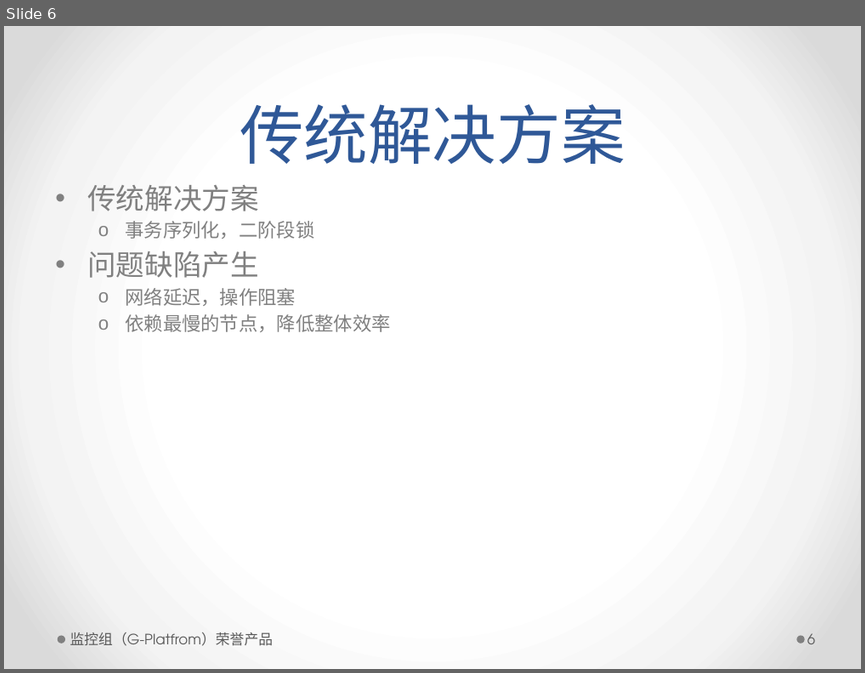
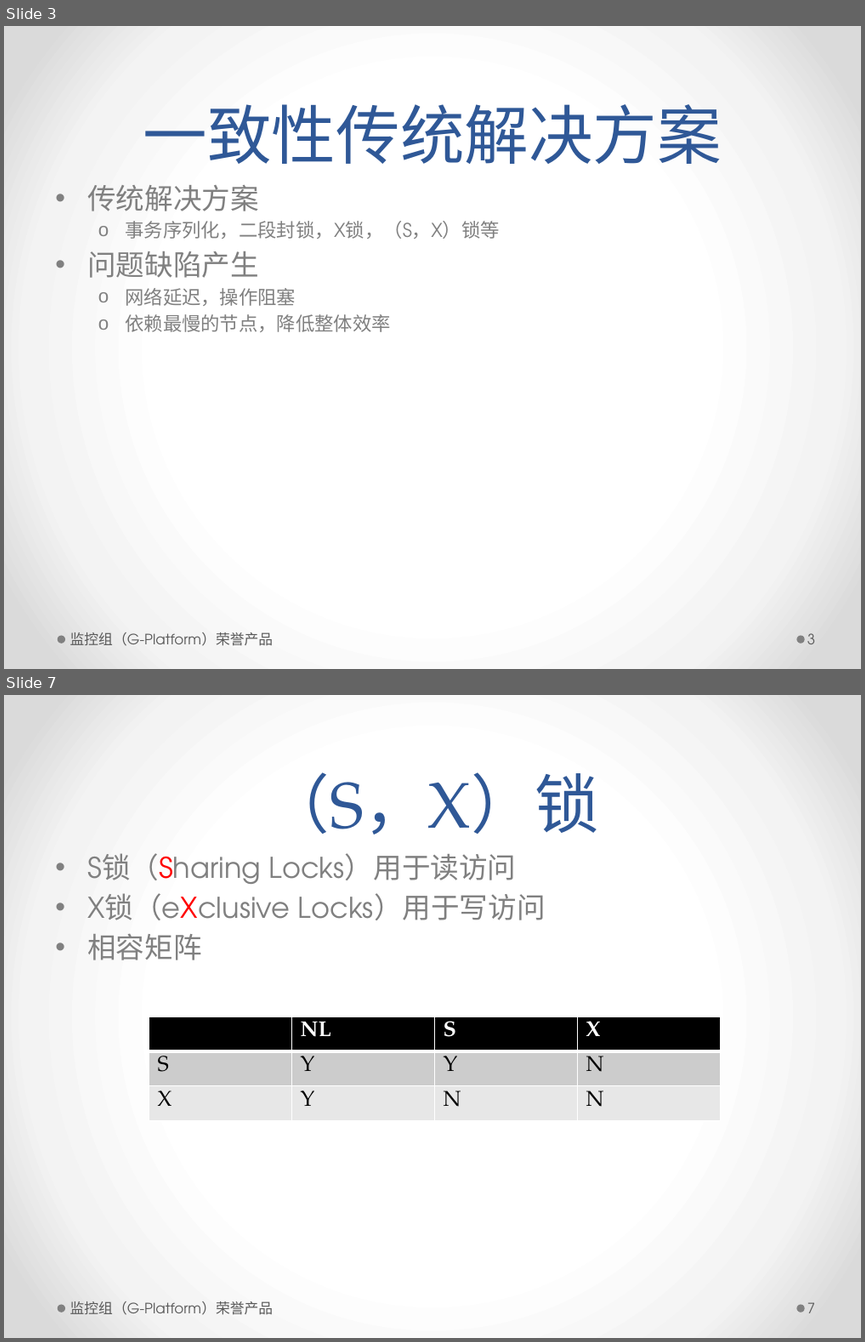
Before and after one commit to ccnt/ccntdb.core.algorithm, a slide deck: Algorithm/文档/ccntDB分布式数据库一致性问题.pptx. Shown one above the other, each under a label of ours: slide 6 before the commit, slides 3 and 7 after it; the slides between them are not shown. The pictures are 865x673 and 865x1342 pixels, drawn with LibreOffice and Linux fonts; fonts in the diff are those of the drawing. Boxes give left, top, right and bottom in pixels: in the first picture for what was removed or moved away, otherwise in the second. Text is boxed around its words. In the diff, an @@ line names an element or a change of style, - is before the commit and + after.

```diff
--- a/Algorithm/文档/ccntDB分布式数据库一致性问题.pptx
+++ b/Algorithm/文档/ccntDB分布式数据库一致性问题.pptx
@@ slide 7 added at bbox=[4, 695, 861, 1338], background gradient #FFFFFF to #F4F4F4 to #DADADA; not listed: 2 template elements that a slide beside it also shows @@
@@ title added at bbox=[266, 772, 600, 834], 54 pt, text #2F5897 @@
+（S，X）锁
@@ text added at bbox=[87, 853, 545, 960], 24 pt, text #808080 @@
+• S锁（Sharing Locks）用于读访问
+• X锁（eXclusive Locks）用于写访问
+• 相容矩阵
@@ table added at bbox=[148, 1016, 721, 1121], 3 rows, 4 columns @@
+ | NL | S | X
+S | Y | Y | N
+X | Y | N | N
@@ text added at bbox=[70, 1301, 273, 1315], 12 pt, text #595959 @@
+监控组（G-Platform）荣誉产品
@@ page number added at bbox=[807, 1302, 815, 1313], 12 pt, text #595959 @@
+7
@@ what was slide 6 is now slide 3 @@
@@ slide 3 changed as well @@
@@ title at bbox=[143, 104, 721, 164]: text changed @@
-传统解决方案
+一致性传统解决方案
@@ text at bbox=[125, 221, 499, 238]: text changed @@
-  o 事务序列化，二阶段锁
+  o 事务序列化，二段封锁，X锁，（S，X）锁等
@@ text at bbox=[70, 632, 273, 646]: text changed @@
-监控组（G-Platfrom）荣誉产品
+监控组（G-Platform）荣誉产品
@@ page number at bbox=[807, 633, 815, 644]: text changed @@
-6
+3
```
Also in this commit, not shown: 9 other slides changed, 28 other slides added.
